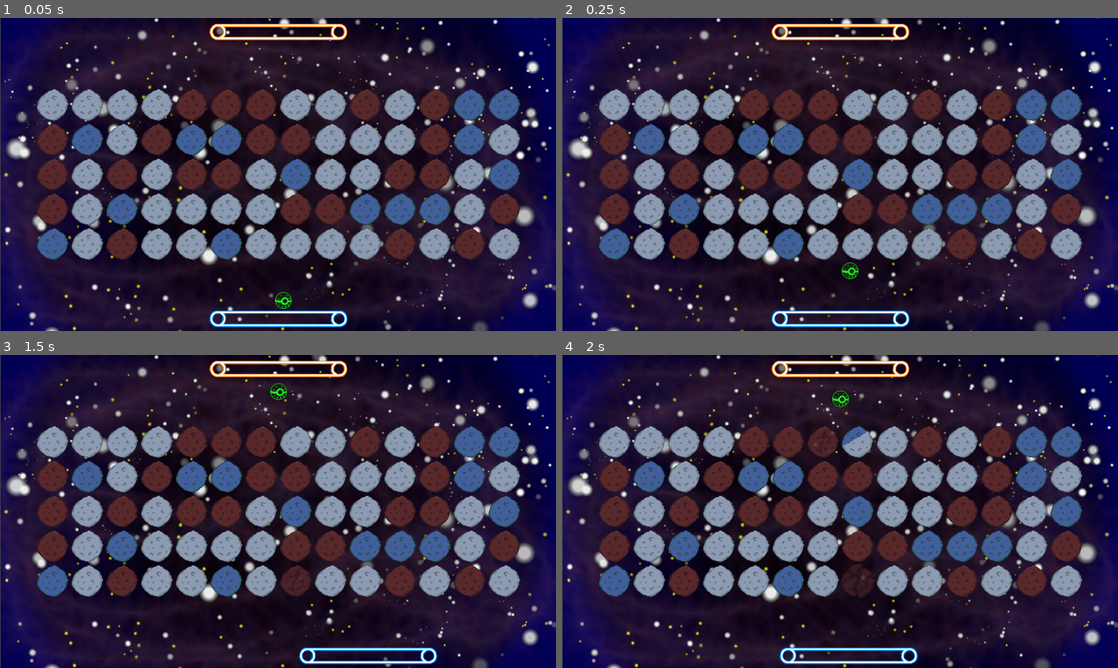
Above: before the commit, frames 1-4 (two rows, left to right).
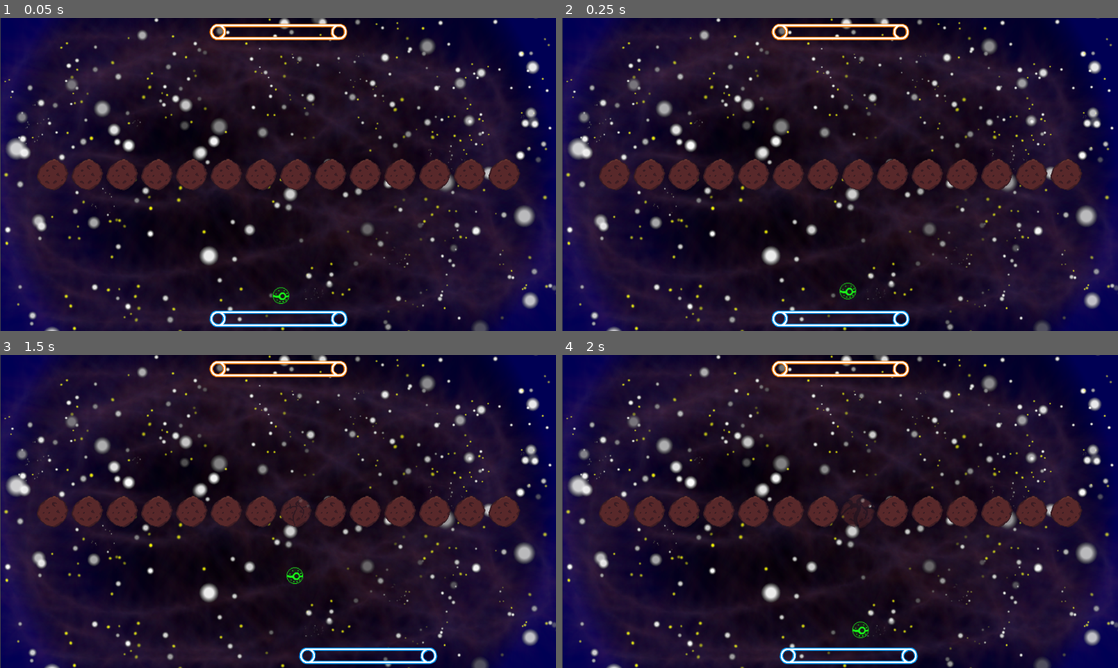
Above: after the commit, the same moments.

Repository: lswgamer/VOSES-Multiplayer
Game: Godot game, scene res://Scenes/Level.tscn
Same seed, same stepped clock (60 frames per second), same inputs: the game is played once before the commit and once after it.
Inputs:
- Up to frame 1 (0.05 s): no input
- Up to frame 2 (0.25 s): no input
- Up to frame 3 (1.5 s): hold Right (lower_right) 0.53-1.28 s; hold Left (lower_left) from 1.28 s (still down)
- Up to frame 4 (2 s): keep holding Left (lower_left)

The runs differ from the first frame. In frame 1, 26% of the frame differs, in the area x 6-94%, y 22-93%; in frame 2, 26%, in the area x 6-94%, y 22-90%; in frame 3, 26%; in frame 4, 26%.

Commit message:
Ball speed grows with level

Diff:
--- a/Breakout/Scenes/Level.tscn
+++ b/Breakout/Scenes/Level.tscn
@@ -12,6 +12,21 @@
 
 [sub_resource type="SpriteFrames" id=3]
 animations = [ {
+"frames": [ ExtResource( 5 ) ],
+"loop": true,
+"name": "bg-0",
+"speed": 5.0
+}, {
+"frames": [ ExtResource( 9 ) ],
+"loop": true,
+"name": "bg-4",
+"speed": 5.0
+}, {
+"frames": [ ExtResource( 6 ) ],
+"loop": true,
+"name": "bg-5",
+"speed": 5.0
+}, {
 "frames": [ ExtResource( 8 ) ],
 "loop": true,
 "name": "bg-1",
@@ -26,21 +41,6 @@
 "loop": true,
 "name": "bg-3",
 "speed": 5.0
-}, {
-"frames": [ ExtResource( 5 ) ],
-"loop": true,
-"name": "bg-0",
-"speed": 5.0
-}, {
-"frames": [ ExtResource( 9 ) ],
-"loop": true,
-"name": "bg-4",
-"speed": 5.0
-}, {
-"frames": [ ExtResource( 6 ) ],
-"loop": true,
-"name": "bg-5",
-"speed": 5.0
 } ]
 
 [sub_resource type="SegmentShape2D" id=1]
@@ -54,7 +54,6 @@
 [node name="Level" type="Node2D"]
 position = Vector2( 1, 0 )
 script = ExtResource( 4 )
-nivel = 63
 
 [node name="Background" type="ColorRect" parent="."]
 margin_right = 1024.0
@@ -92,6 +91,5 @@
 
 [node name="Ball" parent="." instance=ExtResource( 3 )]
 position = Vector2( 515, 504 )
-speed = 400
 
 [connection signal="ballDead" from="Ball" to="." method="respawn"]
--- a/Breakout/Scripts/Level.gd
+++ b/Breakout/Scripts/Level.gd
@@ -53,12 +53,10 @@
 func block_spawn(nivel):
 	lives += 1
 
-	if nivel == 64:
-		nivel = 0
-
+	ball.speed = 200 + 120*log(2*nivel+1)
 	for i in range(5):
 		for j in range(14):
-			if levelList[nivel*5+i][j] == '1':
+			if levelList[(nivel%64)*5+i][j] == '1':
 				var block = BLOCK_.instance()
 				block.position = Vector2(64*(j+1.5),64*(i+2)+32)
 				if randi()%100 < nivel:
@@ -66,6 +64,7 @@
 					if randi()%100 < nivel:
 						block.hp += 1
 				add_child(block)
+
 
 	get_tree().call_group("blocks", "set_anim", chosen)
 
